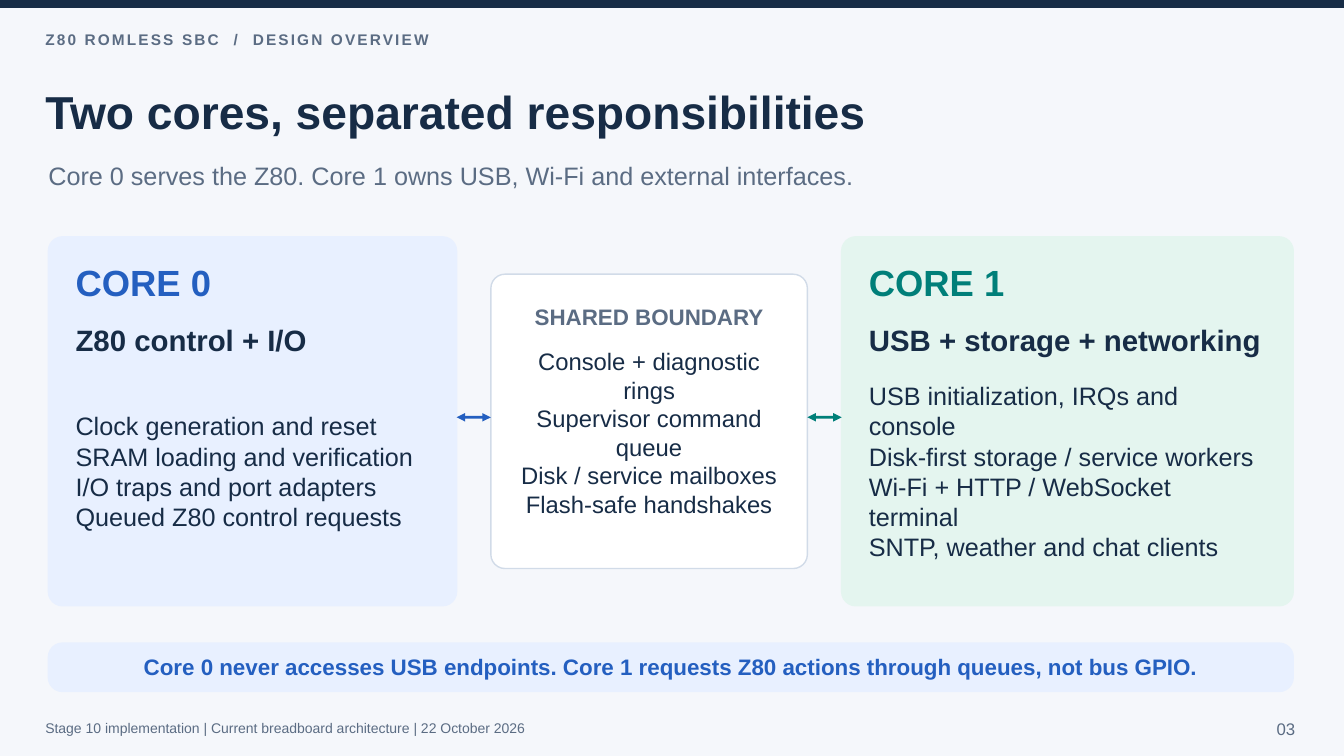
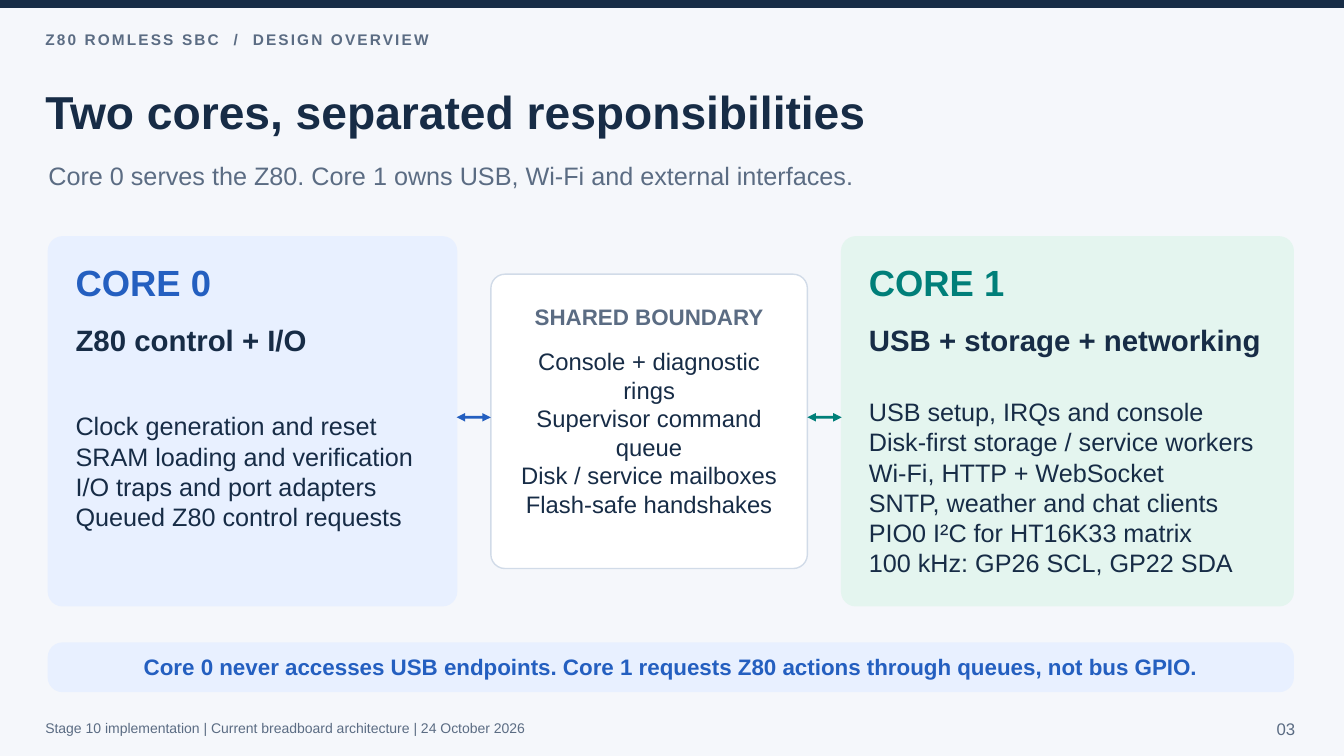
Before and after one commit to gloveboxes/Z80ROMlessSBC, a slide deck: slide 3 of docs/Z80-ROMless-SBC-Design-Overview.pptx. Drawn at 1344x756 pixels with LibreOffice and Linux fonts; fonts in the diff are those of the drawing. Boxes give left, top, right and bottom in pixels: in the first picture for what was removed or moved away, otherwise in the second. Text is boxed around its words. In the diff, an @@ line names an element or a change of style, - is before the commit and + after.

```diff
--- a/docs/Z80-ROMless-SBC-Design-Overview.pptx
+++ b/docs/Z80-ROMless-SBC-Design-Overview.pptx
@@ text at (869,402,1204,427): text changed @@
-USB initialization, IRQs and console
+USB setup, IRQs and console
@@ text at (869,463,1163,486): text changed @@
-Wi-Fi + HTTP / WebSocket terminal
+Wi-Fi, HTTP + WebSocket
@@ text at (869,523,1233,576): paragraphs added @@
+PIO0 I²C for HT16K33 matrix
+100 kHz: GP26 SCL, GP22 SDA
@@ text at (45,723,525,736): text changed @@
-Stage 10 implementation | Current breadboard architecture | 22 October 2026
+Stage 10 implementation | Current breadboard architecture | 24 October 2026
```
Also in this commit, not shown: 8 other slides changed, 3 other files.
